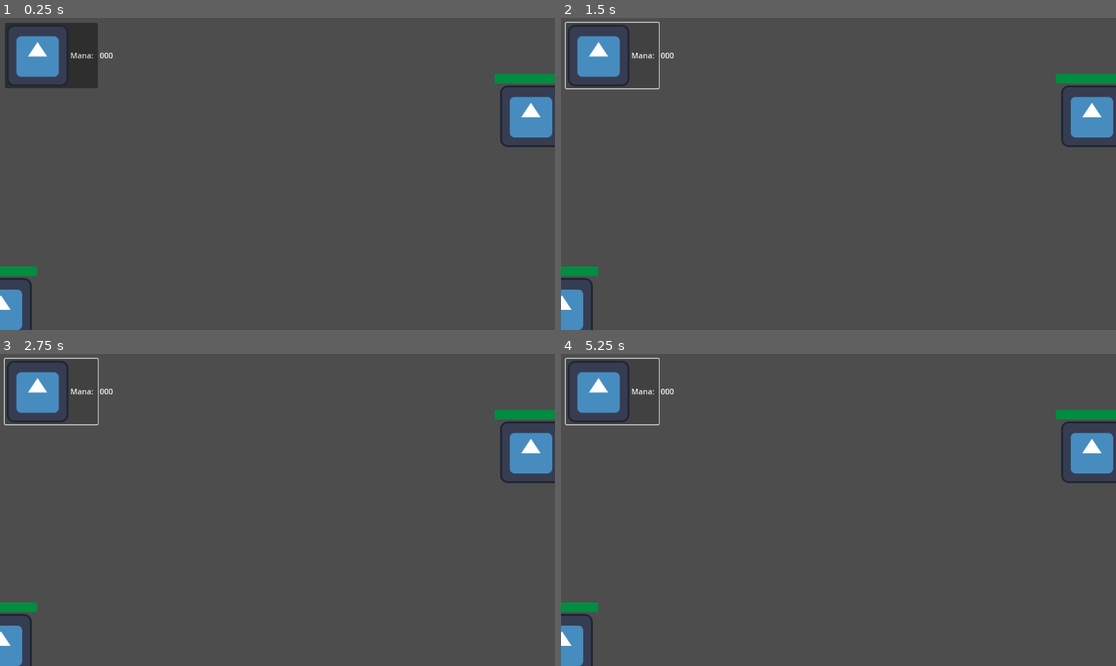
Above: before the commit, frames 1-4 (two rows, left to right).
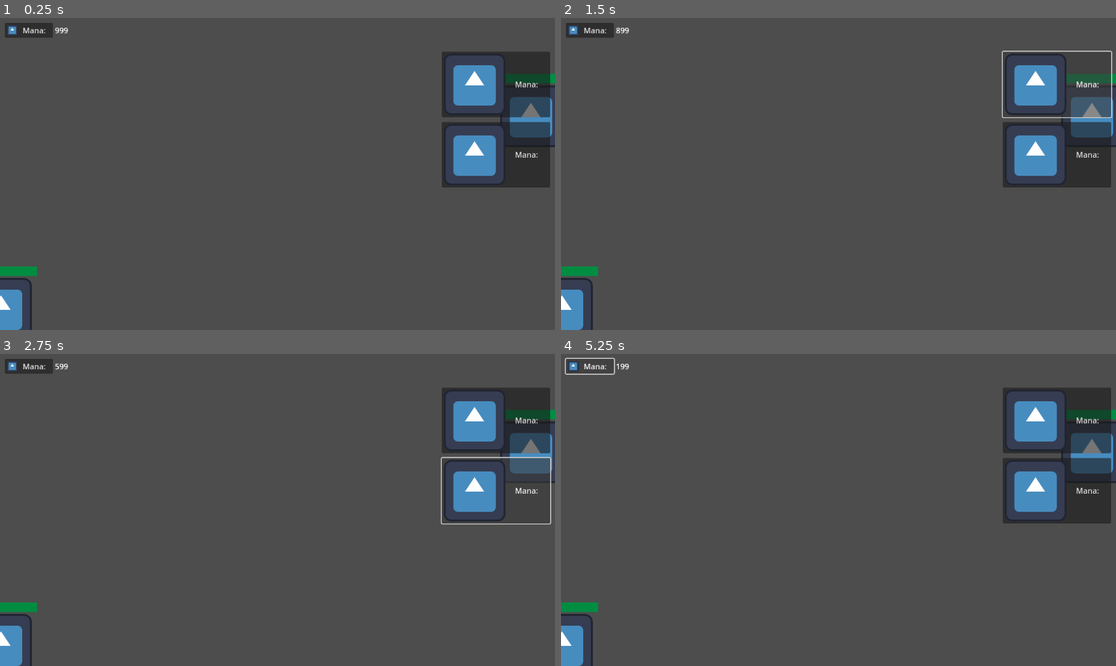
Above: after the commit, the same moments.

Repository: Mohammed-Kapiel/Vuno-The-Adventureers-Log
Game: Godot game, scene res://Scenes/level_test.tscn
The game is run twice, just before and just after one commit, with the same random seed, the same clock (stepped at 60 frames per second) and the same inputs. The engine's default icon, where the game draws it, is replaced by a stand-in: a white triangle on a blue panel in a dark square.
Inputs:
- Up to frame 1 (0.25 s): no input
- Up to frame 2 (1.5 s): click "Mana:" at 0.5 s; click "Mana:" at 1.25 s
- Up to frame 3 (2.75 s): click "Mana:" at 2 s
- Up to frame 4 (5.25 s): click "Mana:" at 2.75 s; click "Mana:" at 3.5 s; click "Mana:" at 4.25 s; click "Mana:" at 5 s

The runs differ from the first frame. In frame 1, 9.2% of the frame differs, in the area x 0-100%, y 1-55%; in frame 2, 7.3%; in frame 3, 6.9%; in frame 4, 8.0%.

Commit message:
Mana Manager
Added mana Manager

Added basic spell resource.

Added basic UI to show current mana and buttons representing spells that deduct mana on cast.

Diff:
--- /dev/null
+++ b/Managers/Spell Manager/spell_button.gd
@@ -0,0 +1,6 @@
+extends Button
+
+@export var spell_stats : Spell
+
+func _on_pressed():
+	SpellManager.mana -= spell_stats.mana_cost
--- /dev/null
+++ b/Managers/Spell Manager/spell_button.tscn
@@ -0,0 +1,11 @@
+[gd_scene load_steps=3 format=3 uid="uid://bagpxoy41hv8f"]
+
+[ext_resource type="Texture2D" uid="uid://dulv2gfgrfins" path="res://icon.svg" id="1_rnfef"]
+[ext_resource type="Script" path="res://Managers/Spell Manager/spell_button.gd" id="2_pwsc8"]
+
+[node name="Spell Button" type="Button"]
+text = "Mana: "
+icon = ExtResource("1_rnfef")
+script = ExtResource("2_pwsc8")
+
+[connection signal="pressed" from="." to="." method="_on_pressed"]
--- /dev/null
+++ b/Managers/Spell Manager/spell_manager.gd
@@ -0,0 +1,8 @@
+class_name Spell_Manager extends Node
+
+signal mana_changed(mana:float)
+
+@export var mana : float = 999:
+	set(new_value):
+		mana = new_value
+		mana_changed.emit(mana)
--- /dev/null
+++ b/Managers/Spell Manager/spell_manager.tscn
@@ -0,0 +1,6 @@
+[gd_scene load_steps=2 format=3 uid="uid://dr26l3nx8fa8y"]
+
+[ext_resource type="Script" path="res://Managers/Spell Manager/spell_manager.gd" id="1_wdoxy"]
+
+[node name="Spell Manager" type="Node"]
+script = ExtResource("1_wdoxy")
--- /dev/null
+++ b/Objects/Spells/fireBall.tres
@@ -0,0 +1,7 @@
+[gd_resource type="Resource" script_class="Spell" load_steps=2 format=3 uid="uid://cd8sq6l4kxbuh"]
+
+[ext_resource type="Script" path="res://Objects/Spells/spell.gd" id="1_56sgg"]
+
+[resource]
+script = ExtResource("1_56sgg")
+mana_cost = 300.0
--- /dev/null
+++ b/Objects/Spells/fireBolt.tres
@@ -0,0 +1,7 @@
+[gd_resource type="Resource" script_class="Spell" load_steps=2 format=3 uid="uid://bt6uh5c77ku41"]
+
+[ext_resource type="Script" path="res://Objects/Spells/spell.gd" id="1_50b62"]
+
+[resource]
+script = ExtResource("1_50b62")
+mana_cost = 100.0
--- /dev/null
+++ b/Objects/Spells/spell.gd
@@ -0,0 +1,7 @@
+class_name Spell extends Resource
+
+@export var mana_cost: float = 100
+
+#@export var casting_effect : Object
+
+#@export var cast_effect : Object
--- /dev/null
+++ b/Scenes/Scripts/mana_resource.gd
@@ -0,0 +1,8 @@
+extends Label
+
+func _ready():
+	SpellManager.mana_changed.connect(update_label)
+	update_label(SpellManager.mana)
+
+func update_label(data):
+	text = str(data)
--- a/Scenes/hud.tscn
+++ b/Scenes/hud.tscn
@@ -1,6 +1,10 @@
-[gd_scene load_steps=2 format=3 uid="uid://brig5ceet5vng"]
+[gd_scene load_steps=6 format=3 uid="uid://brig5ceet5vng"]
 
 [ext_resource type="Texture2D" uid="uid://dulv2gfgrfins" path="res://icon.svg" id="1_y7mxt"]
+[ext_resource type="PackedScene" uid="uid://bagpxoy41hv8f" path="res://Managers/Spell Manager/spell_button.tscn" id="2_5dus5"]
+[ext_resource type="Script" path="res://Scenes/Scripts/mana_resource.gd" id="2_gvi4r"]
+[ext_resource type="Resource" uid="uid://bt6uh5c77ku41" path="res://Objects/Spells/fireBolt.tres" id="3_k8il2"]
+[ext_resource type="Resource" uid="uid://cd8sq6l4kxbuh" path="res://Objects/Spells/fireBall.tres" id="4_r2hbw"]
 
 [node name="HUD" type="CanvasLayer"]
 
@@ -23,10 +27,39 @@
 layout_mode = 2
 
 [node name="Button" type="Button" parent="MarginContainer/HBoxContainer"]
+custom_minimum_size = Vector2(100, 0)
 layout_mode = 2
 text = "Mana: "
 icon = ExtResource("1_y7mxt")
+expand_icon = true
 
 [node name="Label" type="Label" parent="MarginContainer/HBoxContainer"]
 layout_mode = 2
 text = "000"
+script = ExtResource("2_gvi4r")
+
+[node name="MarginContainer2" type="MarginContainer" parent="."]
+anchors_preset = 11
+anchor_left = 1.0
+anchor_right = 1.0
+anchor_bottom = 1.0
+offset_left = -245.0
+grow_horizontal = 0
+grow_vertical = 2
+size_flags_horizontal = 3
+theme_override_constants/margin_left = 10
+theme_override_constants/margin_top = 70
+theme_override_constants/margin_right = 10
+theme_override_constants/margin_bottom = 10
+
+[node name="VBoxContainer" type="VBoxContainer" parent="MarginContainer2"]
+layout_mode = 2
+theme_override_constants/separation = 10
+
+[node name="Spell Button" parent="MarginContainer2/VBoxContainer" instance=ExtResource("2_5dus5")]
+layout_mode = 2
+spell_stats = ExtResource("3_k8il2")
+
+[node name="Spell Button2" parent="MarginContainer2/VBoxContainer" instance=ExtResource("2_5dus5")]
+layout_mode = 2
+spell_stats = ExtResource("4_r2hbw")
--- a/project.godot
+++ b/project.godot
@@ -14,6 +14,10 @@
 run/main_scene="res://Scenes/level_test.tscn"
 config/features=PackedStringArray("4.2", "GL Compatibility")
 config/icon="res://icon.svg"
+
+[autoload]
+
+SpellManager="*res://Managers/Spell Manager/spell_manager.tscn"
 
 [input]
 
